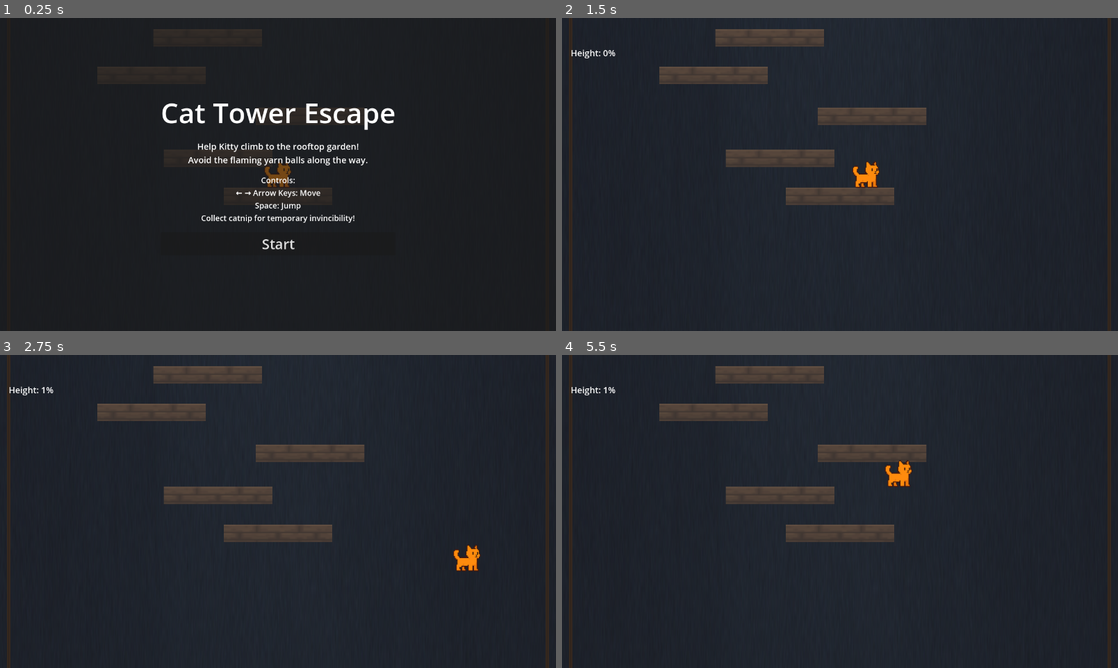
Above: before the commit, frames 1-4 (two rows, left to right).
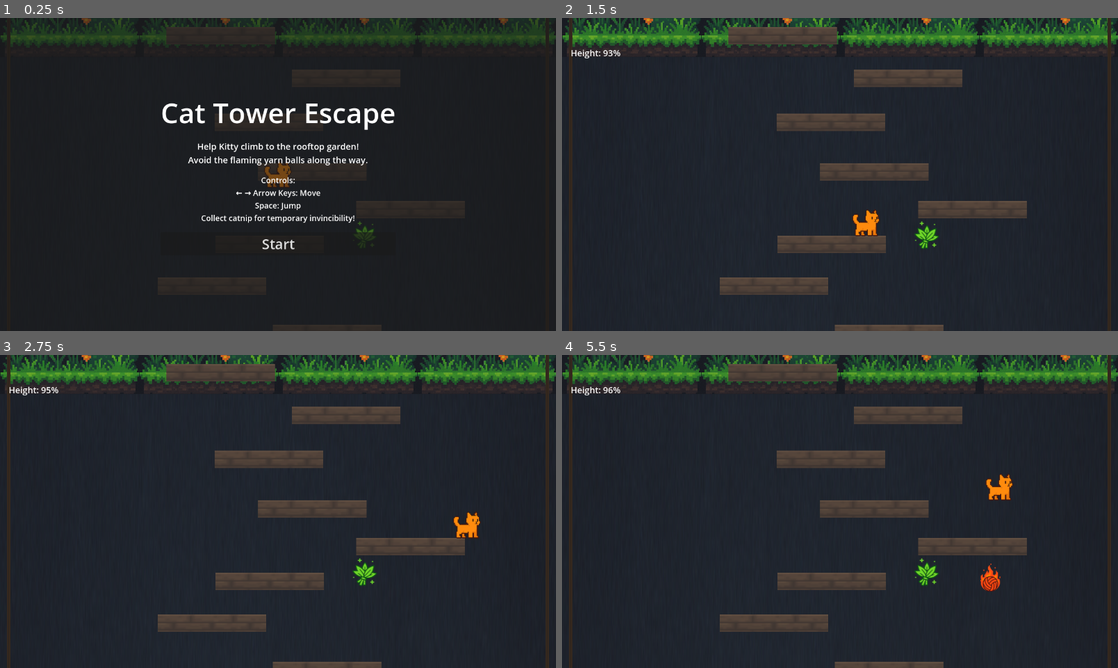
Above: after the commit, the same moments.

Repository: jhawson/cat-tower-escape
Game: Godot game, scene res://scenes/main.tscn
The game is run twice, just before and just after one commit, with the same random seed, the same clock (stepped at 60 frames per second) and the same inputs.
Inputs (mouse positions are in pixels of both pictures, inside the frame that each line leads up to):
- Up to frame 1 (0.25 s): no input
- Up to frame 2 (1.5 s): click "Start" at 0.5 s; hold D (move_right) from 1.28 s (still down)
- Up to frame 3 (2.75 s): keep holding D (move_right); tap Space (jump) at 1.52, 2.27 s
- Up to frame 4 (5.5 s): release D (move_right) at 2.78 s; hold A (move_left) 2.78-3.5 s; click (840, 558) at 3.5 s, where only the run before the commit has a clickable "Restart"; click (840, 580) at 4.25 s, where only the run before the commit has a clickable "Start"; hold D (move_right) from 5.03 s (still down); tap Space (jump) at 5.27 s

The runs differ from the first frame. In frame 1, 3.9% of the frame differs, in the area x 0-100%, y 0-99%; in frame 2, 17%; in frame 3, 17%; in frame 4, 18%, in the area x 0-100%, y 0-100%.

Commit message:
Add debug start height setting

Diff:
--- a/scripts/main.gd
+++ b/scripts/main.gd
@@ -10,6 +10,9 @@
 const CAMERA_DEADZONE_HEIGHT = 180  # 25% of screen height (720 * 0.25)
 const CAMERA_SMOOTH_SPEED = 5.0  # How fast camera catches up
 const DEATH_ZONE_Y = 200  # Kitty dies if she falls below y=200 (below starting platform)
+
+# DEBUG: Set to 0.0 for normal start, or 0.0-1.0 to start at that height percentage (e.g., 0.95 for 95%)
+const DEBUG_START_HEIGHT_PERCENT = 0.95
 
 var game_over = false
 var victory = false
@@ -30,6 +33,10 @@
 
 	# Position victory zone at top
 	victory_zone.global_position.y = -TOWER_HEIGHT
+
+	# DEBUG: Start player at specified height percentage
+	if DEBUG_START_HEIGHT_PERCENT > 0.0:
+		player.global_position.y = -TOWER_HEIGHT * DEBUG_START_HEIGHT_PERCENT
 
 	# Initialize camera position to player
 	camera.global_position = player.global_position
